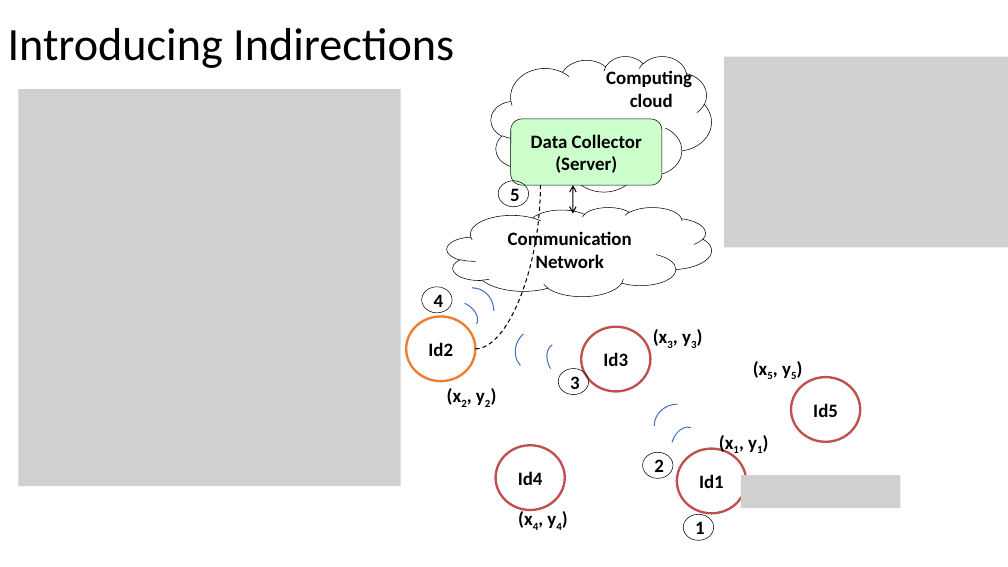
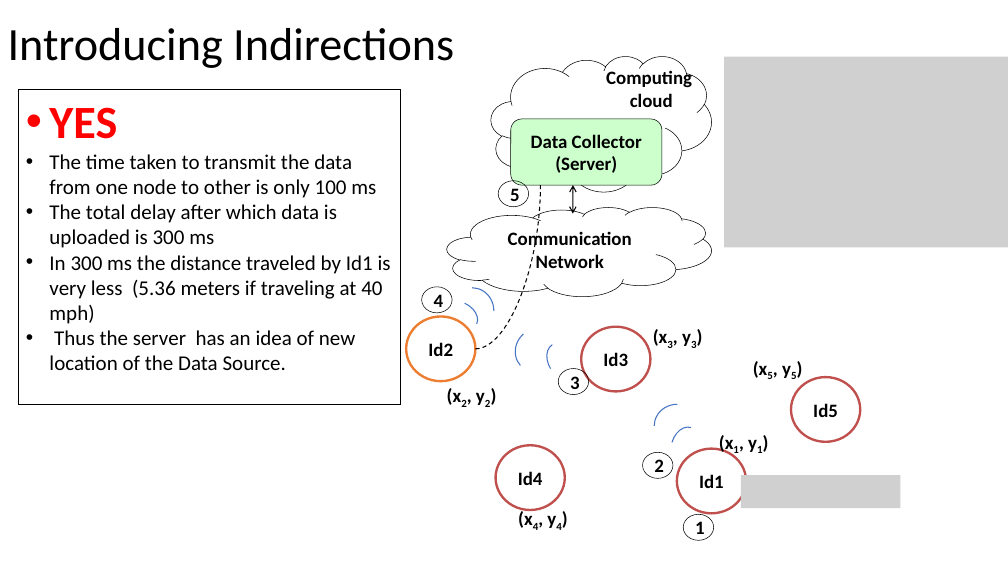
Before and after one commit to anuj-dimri25/Random-Delay-and-Indirections, a slide deck: slide 15 of proposal_dec.pptx (slide 12 before the commit). Drawn at 1008x567 pixels with LibreOffice and Linux fonts; fonts in the diff are those of the drawing; grey boxes stand for pictures. Boxes give left, top, right and bottom in pixels: in the first picture for what was removed or moved away, otherwise in the second. Text is boxed around its words. In the diff, an @@ line names an element or a change of style, - is before the commit and + after.

```diff
--- a/proposal_dec.pptx
+++ b/proposal_dec.pptx
@@ picture removed at box(18, 89, 401, 486) @@
@@ rectangle added at box(18, 89, 401, 405), fill #FFFFFF, outline #000000 1 pt, 20 pt, text #000000 @@
+• YES
+• The time taken to transmit the data from one node to other is only 100 ms
+• The total delay after which data is uploaded is 300 ms
+• In 300 ms the distance traveled by Id1 is very less (5.36 meters if traveling at 40 mph)
+• Thus the server has an idea of new location of the Data Source.
```
Also in this commit, not shown: 24 other slides changed, 10 slides added, 2 slides removed.
